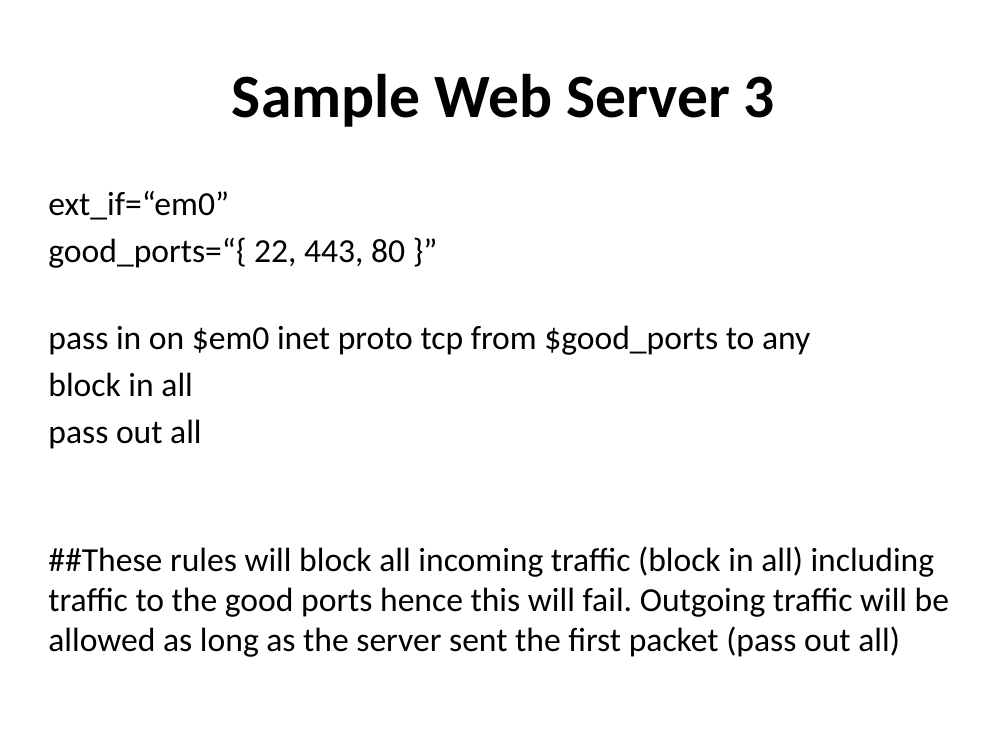
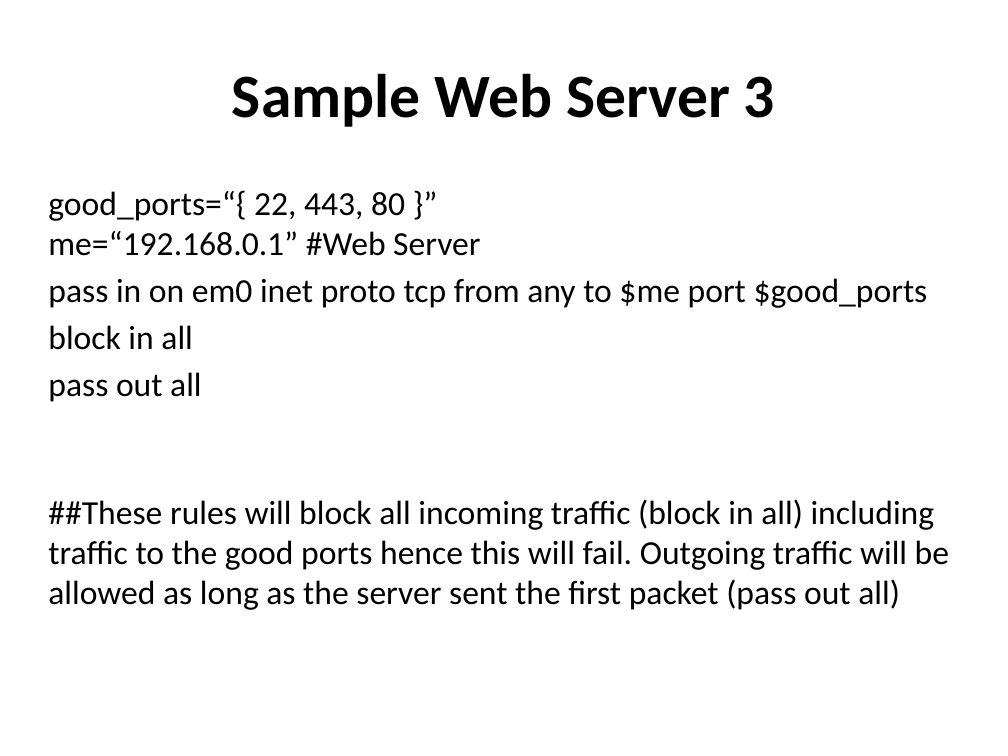
Before and after one commit to afnog/sse, a slide deck: slide 27 of firewalls/Firewalling in FreeBSD-v1.pptx. Drawn at 1008x756 pixels with LibreOffice and Linux fonts; fonts in the diff are those of the drawing. Boxes give left, top, right and bottom in pixels: in the first picture for what was removed or moved away, otherwise in the second. Text is boxed around its words. In the diff, an @@ line names an element or a change of style, - is before the commit and + after.

```diff
--- a/firewalls/Firewalling in FreeBSD-v1.pptx
+++ b/firewalls/Firewalling in FreeBSD-v1.pptx
@@ text at box(48, 190, 928, 308): text changed @@
-ext_if=“em0”
-good_ports=“{ 22, 443, 80 }”
-pass in on $em0 inet proto tcp from $good_ports to any
+good_ports=“{ 22, 443, 80 }”
+me=“192.168.0.1” #Web Server
+pass in on em0 inet proto tcp from any to $me port $good_ports
```
Also in this commit, not shown: 2 other slides changed.
